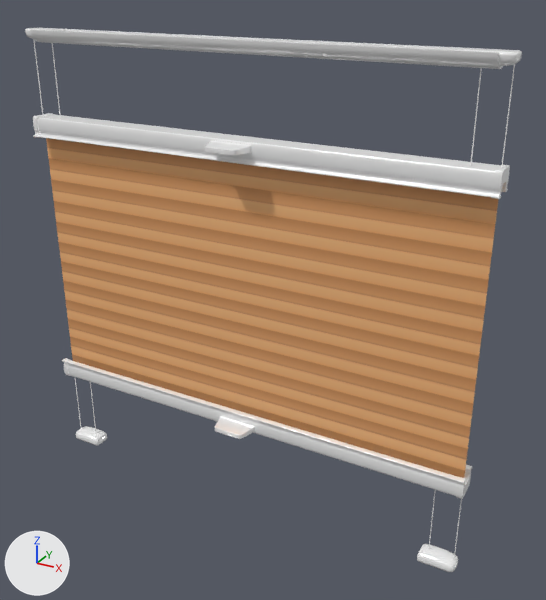
One commit to the glTF model models/products/DF 20.glb: the scene before it, then after it.
Both versions are drawn from a 50 mm camera at (0.972, -1.588, 0.798) aimed at (0.087, 0.021, -0.006). Lighting does not change. The marker at lower left points along +X, +Y and +Z. Where no turn or scale is listed for an object, it has been applied to the vertices.

Names of what the first picture shows: 'BezierCurve.004', 'BezierCurve.005', 'BezierCurve.007', 'BezierCurve.012', 'BezierCurve.013', 'BezierCurve.015', 'Cube.002', 'Cube.006', 'Cube.012', 'Cube.018', 'Cylinder', 'Halterung', 'Halterung.001', 'Plane'.
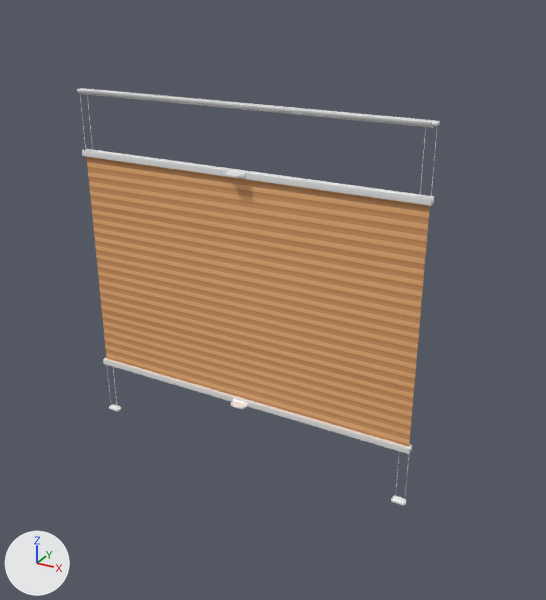
Where the newer file only moved an object's origin or applied its transform, the numbers keep the older frame.

Changed parts and their boxes (x1, y1, x2, y2) in the pictures (546 x 600 px):
'Plane', deleted (orange)
    before: (46, 138, 499, 478)
'Plane.001', added (orange)
    after: (86, 156, 430, 447)
'BezierCurve.013', deleted
    before: (38, 114, 501, 197)
'Cylinder', moved, rescaled (25% narrower)
    before: (30, 29, 503, 69)
    after: (79, 88, 435, 128)
'BezierCurve.005', deleted
    before: (66, 360, 459, 496)
'Cube.001', added
    after: (83, 149, 430, 205)
'Cube.011', added
    after: (104, 358, 411, 454)
'Cube.006', moved, rescaled
    before: (417, 544, 458, 572)
    after: (391, 495, 406, 506)
'Halterung', moved, rescaled (54% narrower, 54% shorter)
    before: (215, 416, 255, 439)
    after: (231, 399, 249, 409)
'Halterung.001', moved, rescaled (56% narrower, 50% shorter)
    before: (205, 140, 252, 155)
    after: (225, 171, 245, 178)
'Cube.012', moved, rescaled (64% narrower, 58% shorter)
    before: (467, 48, 522, 66)
    after: (421, 120, 440, 127)
'Cube.002', moved, rescaled
    before: (76, 426, 107, 446)
    after: (109, 404, 121, 412)
'BezierCurve.012', deleted
    before: (491, 165, 510, 199)
'BezierCurve.007', deleted
    before: (456, 464, 472, 499)
'Cube.018', moved, rescaled
    before: (25, 28, 65, 39)
    after: (77, 88, 92, 93)
'BezierCurve.015', deleted
    before: (33, 113, 53, 138)
'BezierCurve.004', deleted
    before: (62, 358, 70, 376)
'Cube.014', added
    after: (417, 195, 432, 198)
'Cube.015', added
    after: (87, 149, 97, 152)

What changed in the scene script:
```text
Change ob_cylinder:
    ob_cylinder.location: (0.0, -0.002, 0.648) -> (0.0, 0.0, 0.5)
    ob_cylinder.scale: (1.27, 1.34, 0.951) -> (0.496, 0.522, 0.752)
Remove ob_beziercurve_004:
    ob_beziercurve_004 = bpy.data.objects.new('BezierCurve.004', me_beziercurve_005)
Remove ob_beziercurve_005:
    ob_beziercurve_005 = bpy.data.objects.new('BezierCurve.005', me_beziercurve_025)
Remove ob_beziercurve_007:
    ob_beziercurve_007 = bpy.data.objects.new('BezierCurve.007', me_beziercurve_001)
Change ob_halterung:
    ob_halterung.location: (0.0, -0.06, -0.389) -> (0.0, -0.023, -0.331)
    ob_halterung.scale: (0.0396, 0.0455, 0.0396) -> (0.018, 0.0207, 0.018)
Remove ob_beziercurve_012:
    ob_beziercurve_012 = bpy.data.objects.new('BezierCurve.012', me_beziercurve_002)
Remove ob_beziercurve_013:
    ob_beziercurve_013 = bpy.data.objects.new('BezierCurve.013', me_beziercurve_048)
Remove ob_beziercurve_015:
    ob_beziercurve_015 = bpy.data.objects.new('BezierCurve.015', me_beziercurve_003)
Change ob_halterung_001:
    ob_halterung_001.location: (0.0, -0.06, 0.401) -> (0.0, -0.023, 0.33)
    ob_halterung_001.scale: (0.0396, 0.0455, 0.0396) -> (0.018, 0.0207, 0.018)
Change ob_cube_002:
    ob_cube_002.location: (-0.579, 0.0, -0.638) -> (-0.473, 0.0, -0.495)
    ob_cube_002.scale: (0.0704, 0.0282, 0.0123) -> (0.0265, 0.0106, 0.00465)
Change ob_cube_006:
    ob_cube_006.location: (0.58, 0.0, -0.638) -> (0.473, 0.0, -0.495)
    ob_cube_006.scale: (0.0704, 0.0282, 0.0123) -> (0.0265, 0.0106, 0.00465)
Change ob_cube_012:
    ob_cube_012.location: (0.58, -0.002, 0.637) -> (0.472, 0.0, 0.496)
    ob_cube_012.scale: (0.0704, 0.0282, 0.0123) -> (0.0275, 0.011, 0.00482)
Change ob_cube_018:
    ob_cube_018.location: (-0.579, -0.002, 0.637) -> (-0.472, 0.0, 0.496)
    ob_cube_018.scale: (0.0704, 0.0282, 0.0123) -> (0.0275, 0.011, 0.00482)
Remove ob_plane:
    ob_plane = bpy.data.objects.new('Plane', me_plane)
Add ob_beziercurve_002:
    ob_beziercurve_002 = bpy.data.objects.new('BezierCurve.002', me_beziercurve_007)  # 116 vertices, 224 faces; spans x -0.4273..-0.4243, y -0.0109..0.0109, z -0.0084..0.0084; in mat_schiene_002 (white #ffffff)
    ob_beziercurve_002.location = (-0.073, 0.0, -0.328)
Add ob_beziercurve_001:
    ob_beziercurve_001 = bpy.data.objects.new('BezierCurve.001', me_beziercurve_002_1)  # 116 vertices, 224 faces; spans x -0.582..0.582, y -0.446..0.444, z 21.665..21.825; in mat_schiene_002 (white #ffffff)
    ob_beziercurve_001.location = (0.089, 0.0, -0.328)
    ob_beziercurve_001.rotation_euler = (-1.571, 0.0, 1.571)  # degrees (-90, 0, 90)
    ob_beziercurve_001.scale = (0.0188, 0.0188, -0.0188)
Add ob_cube_011:
    ob_cube_011 = bpy.data.objects.new('Cube.011', me_cube_012)  # 80 vertices, 124 faces; spans x -0.466..0.53, y -0.01..0.01, z -0.008..0.008; in mat_schiene_002 (white #ffffff)
    ob_cube_011.location = (-0.032, 0.0, -0.328)
Add ob_beziercurve_009:
    ob_beziercurve_009 = bpy.data.objects.new('BezierCurve.009', me_beziercurve_005_1)  # 116 vertices, 224 faces; spans x 0.4243..0.4273, y -0.0109..0.0109, z -0.0084..0.0084; in mat_schiene_002 (white #ffffff)
    ob_beziercurve_009.location = (0.073, 0.0, 0.327)
Add ob_beziercurve_011:
    ob_beziercurve_011 = bpy.data.objects.new('BezierCurve.011', me_beziercurve_002_1.copy())
    ob_beziercurve_011.location = (-0.089, 0.0, 0.327)
    ob_beziercurve_011.rotation_euler = (1.571, 0.0, 1.571)  # degrees (90, 0, 90)
    ob_beziercurve_011.scale = (0.0188, 0.0188, -0.0188)
Add ob_cube_015:
    ob_cube_015 = bpy.data.objects.new('Cube.015', me_cube_009)  # 34 vertices, 58 faces; spans x -1.0..1.0, y -87.11..-79.97, z -0.49..2.24; in mat_schiene_002 (white #ffffff)
    ob_cube_015.location = (-0.082, 0.0, 0.324)
    ob_cube_015.rotation_euler = (0.0, 0.0, 1.571)  # degrees (0, 0, 90)
    ob_cube_015.scale = (0.00929, -0.00475, 0.00475)
Add ob_cube_014:
    ob_cube_014 = bpy.data.objects.new('Cube.014', me_cube_006)  # 34 vertices, 58 faces; spans x 0.3966..0.4306, y -0.0093..0.0093, z -0.0024..0.0106; in mat_schiene_002 (white #ffffff)
    ob_cube_014.location = (0.066, 0.0, 0.324)
Add ob_cube_001:
    ob_cube_001 = bpy.data.objects.new('Cube.001', me_cube_007)  # 80 vertices, 124 faces; spans x -0.53..0.466, y -0.01..0.01, z -0.008..0.008; in mat_schiene_002 (white #ffffff)
    ob_cube_001.location = (0.032, 0.0, 0.327)
Add ob_plane_001:
    ob_plane_001 = bpy.data.objects.new('Plane.001', me_plane_001)  # 8 vertices, 12 faces; spans x -0.495..0.495, y 0.0..0.001, z -0.437..0.217; in mat_stoff_01 (picture img_20239_plissiert)
    ob_plane_001.location = (0.0, -0.001, 0.11)
```
